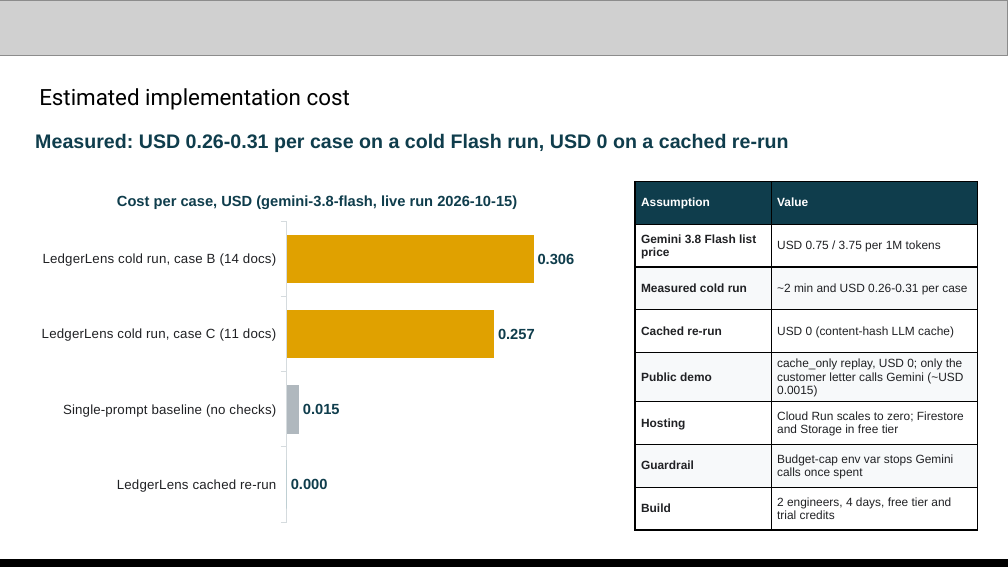
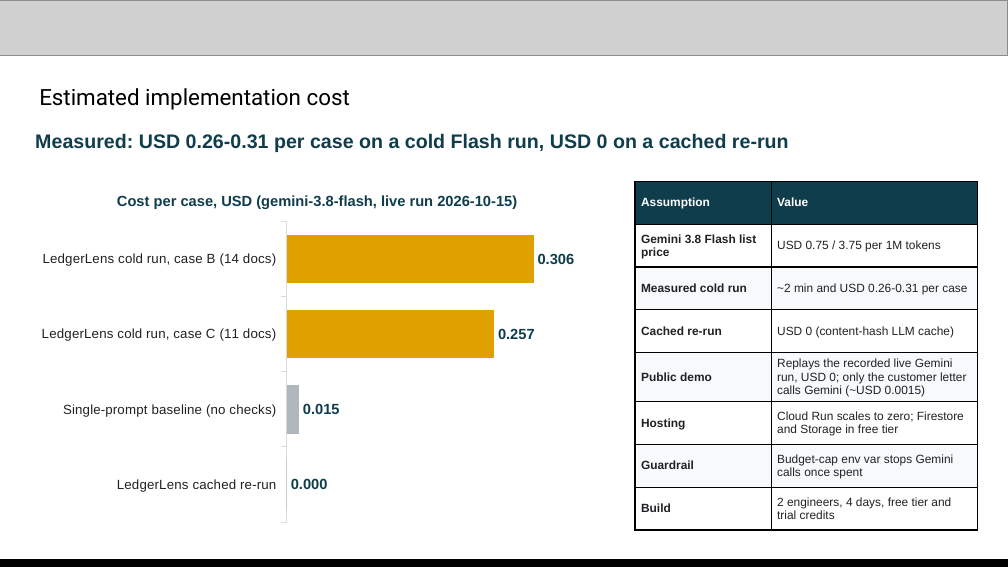
Before and after one commit to changhyeonnam/ghack, a slide deck: slide 10 of presentation/LedgerLens_AI_Builder_Cup_Submission.pptx. Drawn at 1008x567 pixels with LibreOffice and Linux fonts; fonts in the diff are those of the drawing; grey boxes stand for pictures. Boxes give left, top, right and bottom in pixels: in the first picture for what was removed or moved away, otherwise in the second. Text is boxed around its words. In the diff, an @@ line names an element or a change of style, - is before the commit and + after.

```diff
--- a/presentation/LedgerLens_AI_Builder_Cup_Submission.pptx
+++ b/presentation/LedgerLens_AI_Builder_Cup_Submission.pptx
@@ table at (635, 181, 978, 524) @@
-row 5, column 2: cache_only replay, USD 0; only the customer letter calls Gemini (~USD 0.0015)
+row 5, column 2: Replays the recorded live Gemini run, USD 0; only the customer letter calls Gemini (~USD 0.0015)
```
Also in this commit, not shown: 3 other slides changed, 6 other files.
